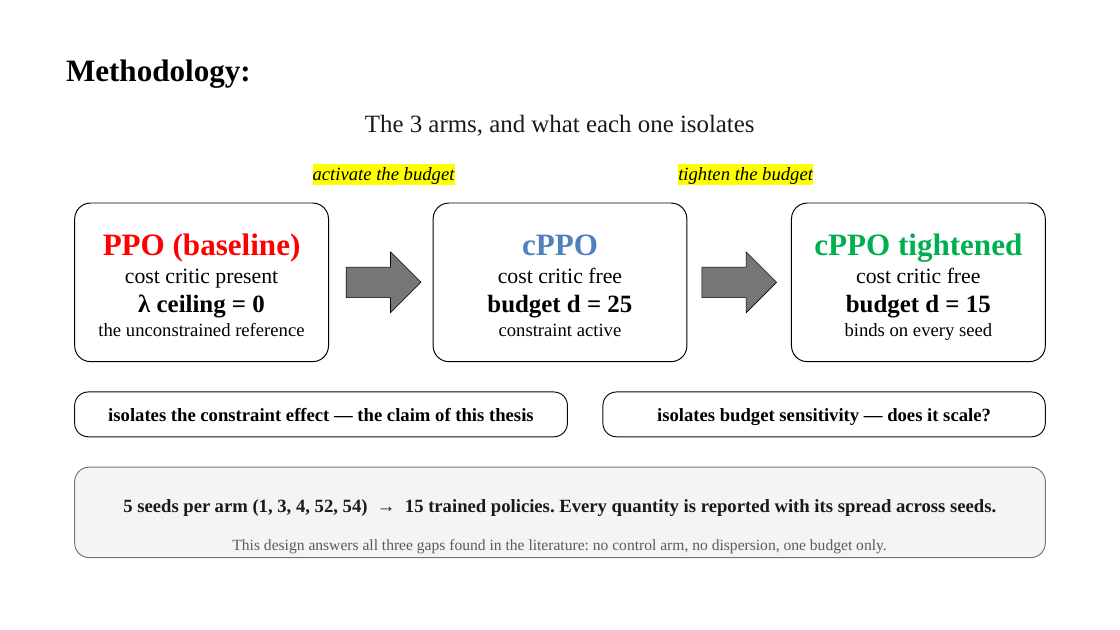
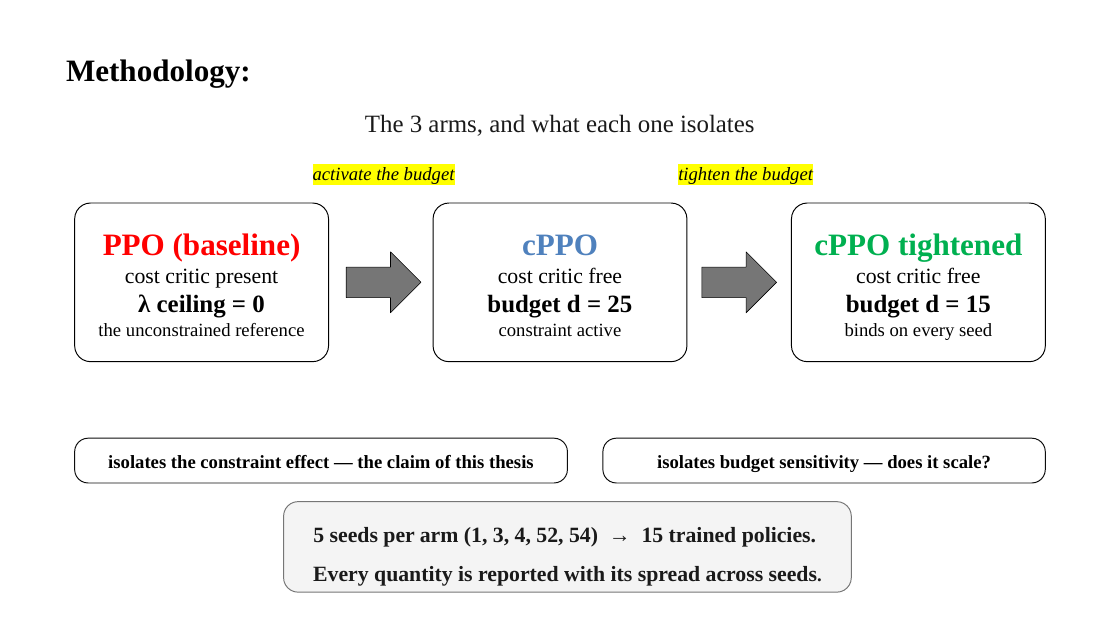
Before and after one commit to abdurRabbi23/ur5-safe-rl-thesis, a slide deck: slide 12 of Thesis_Documentation/Presentaion_slides/main_slide.pptx. Drawn at 1120x630 pixels with LibreOffice and Linux fonts; fonts in the diff are those of the drawing. Boxes give left, top, right and bottom in pixels: in the first picture for what was removed or moved away, otherwise in the second. Text is boxed around its words. In the diff, an @@ line names an element or a change of style, - is before the commit and + after.

```diff
--- a/Thesis_Documentation/Presentaion_slides/main_slide.pptx
+++ b/Thesis_Documentation/Presentaion_slides/main_slide.pptx
@@ rounded rectangle "isolates the constraint effect — ..." moved from (x1=74, y1=392, x2=567, y2=437) to (x1=74, y1=438, x2=567, y2=483) @@
@@ rounded rectangle "isolates budget sensitivity — does ..." moved from (x1=603, y1=392, x2=1046, y2=437) to (x1=603, y1=438, x2=1046, y2=483) @@
@@ rounded rectangle "5 seeds per arm (1, ..." resized from (x1=74, y1=467, x2=1045, y2=558) to (x1=283, y1=502, x2=851, y2=592) @@
@@ text in rounded rectangle at (x1=313, y1=527, x2=817, y2=586): text changed; size 24 to 28 pt @@
-5 seeds per arm (1, 3, 4, 52, 54) → 15 trained policies. Every quantity is reported with its spread across seeds.
-This design answers all three gaps found in the literature: no control arm, no dispersion, one budget only.
+5 seeds per arm (1, 3, 4, 52, 54) → 15 trained policies.
+Every quantity is reported with its spread across seeds.
```
Also in this commit, not shown: 8 other slides changed, 1 other file.
